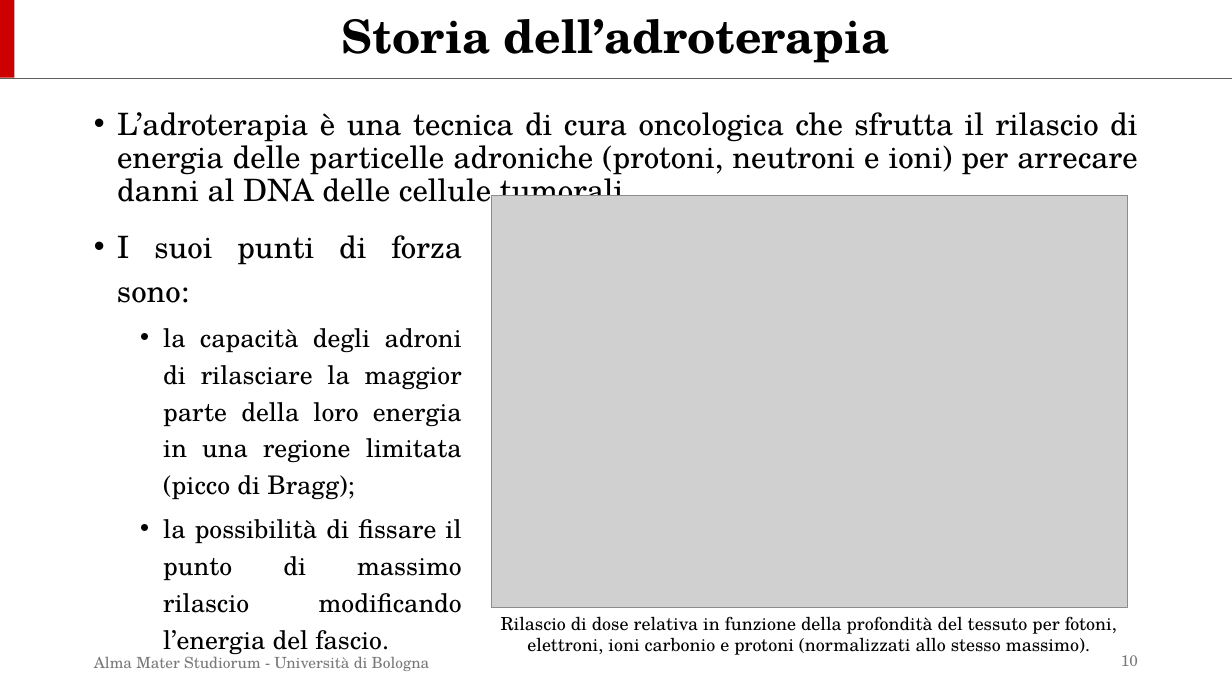
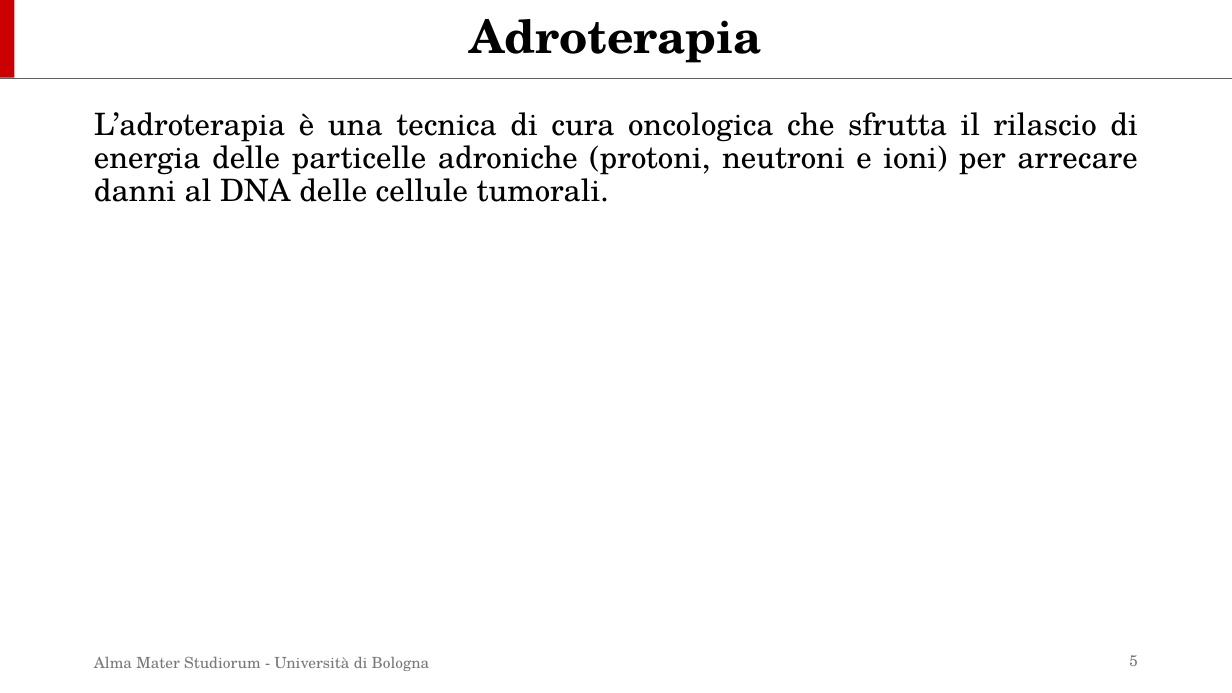
Before and after one commit to simop07/tesi_FOOT, a slide deck: slide 5 of presentazione/PasquiniSimone_Presentazione.pptx (slide 10 before the commit). Drawn at 1232x693 pixels with LibreOffice and Linux fonts; fonts in the diff are those of the drawing; grey boxes stand for pictures. Boxes give left, top, right and bottom in pixels: in the first picture for what was removed or moved away, otherwise in the second. Text is boxed around its words. In the diff, an @@ line names an element or a change of style, - is before the commit and + after.

```diff
--- a/presentazione/PasquiniSimone_Presentazione.pptx
+++ b/presentazione/PasquiniSimone_Presentazione.pptx
@@ title at [470, 19, 762, 63]: text changed @@
-Storia dell’adroterapia
+Adroterapia
@@ text "L’adroterapia è una tecnica di ..." at [94, 112, 1137, 202]: bullet • to none @@
@@ picture removed at [492, 196, 1128, 608] @@
@@ text removed at [117, 235, 462, 657] @@
-• I suoi punti di forza sono:
-  • la capacità degli adroni di rilasciare la maggior parte della loro energia in una regione limitata (picco di Bragg);
-  • la possibilità di fissare il punto di massimo rilascio modificando l’energia del fascio.
@@ text removed at [501, 616, 1117, 655] @@
-Rilascio di dose relativa in funzione della profondità del tessuto per fotoni, elettroni, ioni carbonio e protoni (normalizzati allo stesso massimo).
@@ page number at [1129, 655, 1138, 666]: text changed @@
-10
+5
```
Also in this commit, not shown: 8 other slides changed, 9 slides added.
